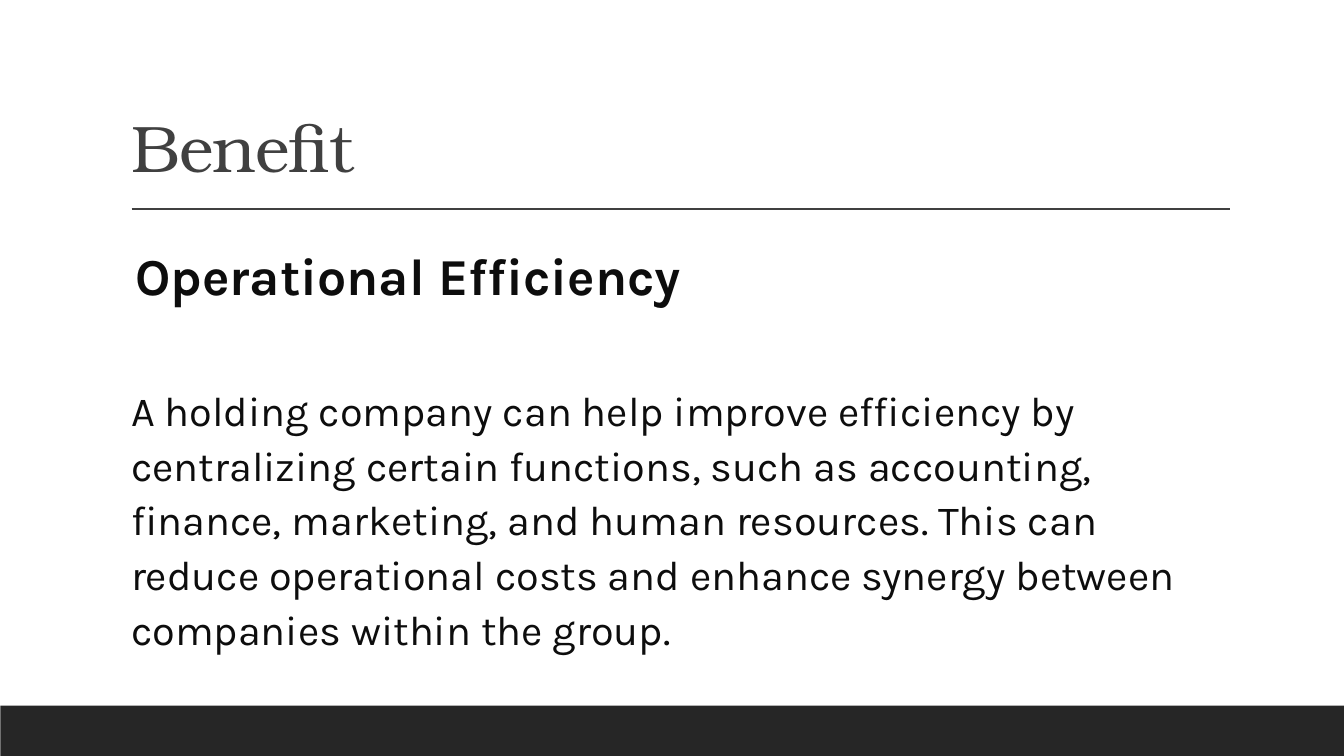
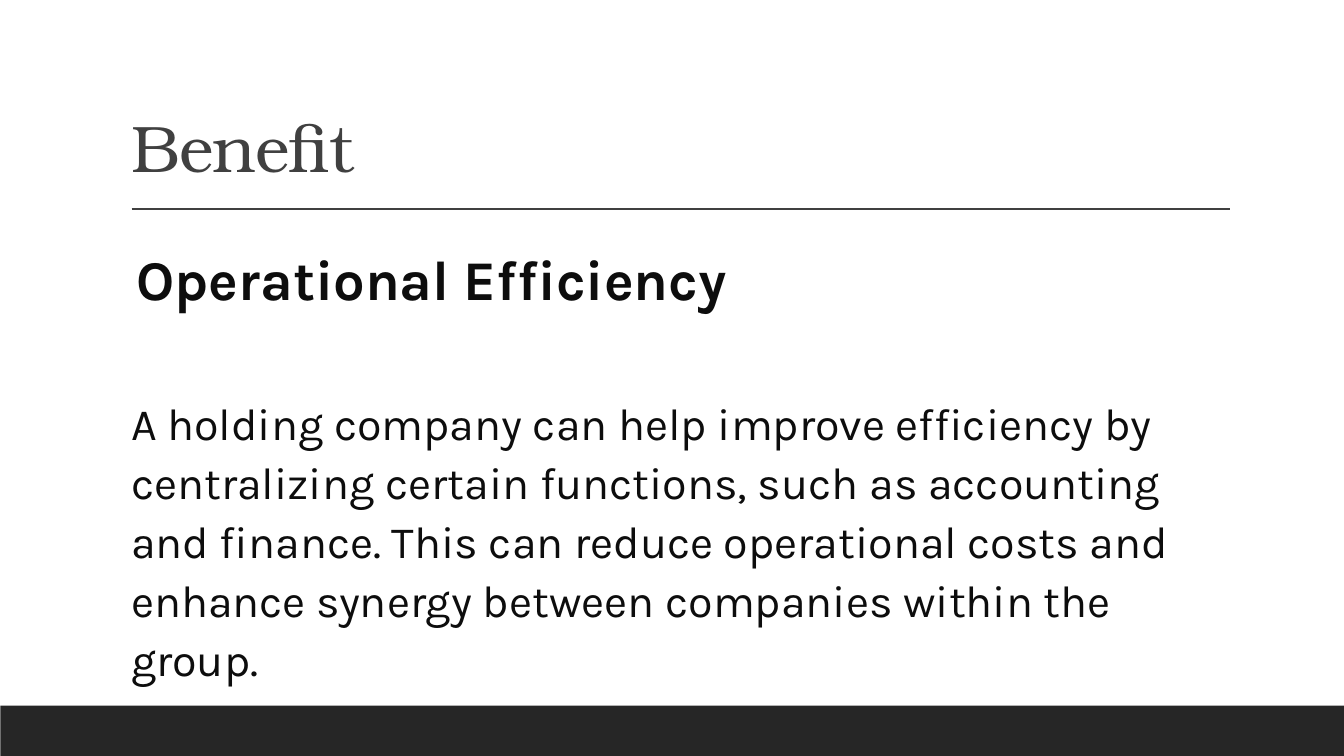
Before and after one commit to Brevalda1/financebrevaldabaru, a slide deck: slide 7 of perbaikanONLINE COMPANY EXPENSE RECORDING WEBSITE BASED ON MULTI-COMPANY.pptx. Drawn at 1344x756 pixels with LibreOffice and Linux fonts; fonts in the diff are those of the drawing. Boxes give left, top, right and bottom in pixels: in the first picture for what was removed or moved away, otherwise in the second. Text is boxed around its words. In the diff, an @@ line names an element or a change of style, - is before the commit and + after.

```diff
--- a/perbaikanONLINE COMPANY EXPENSE RECORDING WEBSITE BASED ON MULTI-COMPANY.pptx
+++ b/perbaikanONLINE COMPANY EXPENSE RECORDING WEBSITE BASED ON MULTI-COMPANY.pptx
@@ text at bbox=[136, 260, 726, 313]: size 37 to 40 pt in "Operational Efficiency" @@
@@ text at bbox=[131, 409, 1168, 628]: text changed; size 29.6 to 32 pt @@
-  A holding company can help improve efficiency by centralizing certain functions, such as accounting, finance, marketing, and human resources. This can reduce operational costs and enhance synergy between companies within the group.
+  A holding company can help improve efficiency by centralizing certain functions, such as accounting and finance. This can reduce operational costs and enhance synergy between companies within the group.
```
Also in this commit, not shown: 1 other slide changed, 38 other files.
